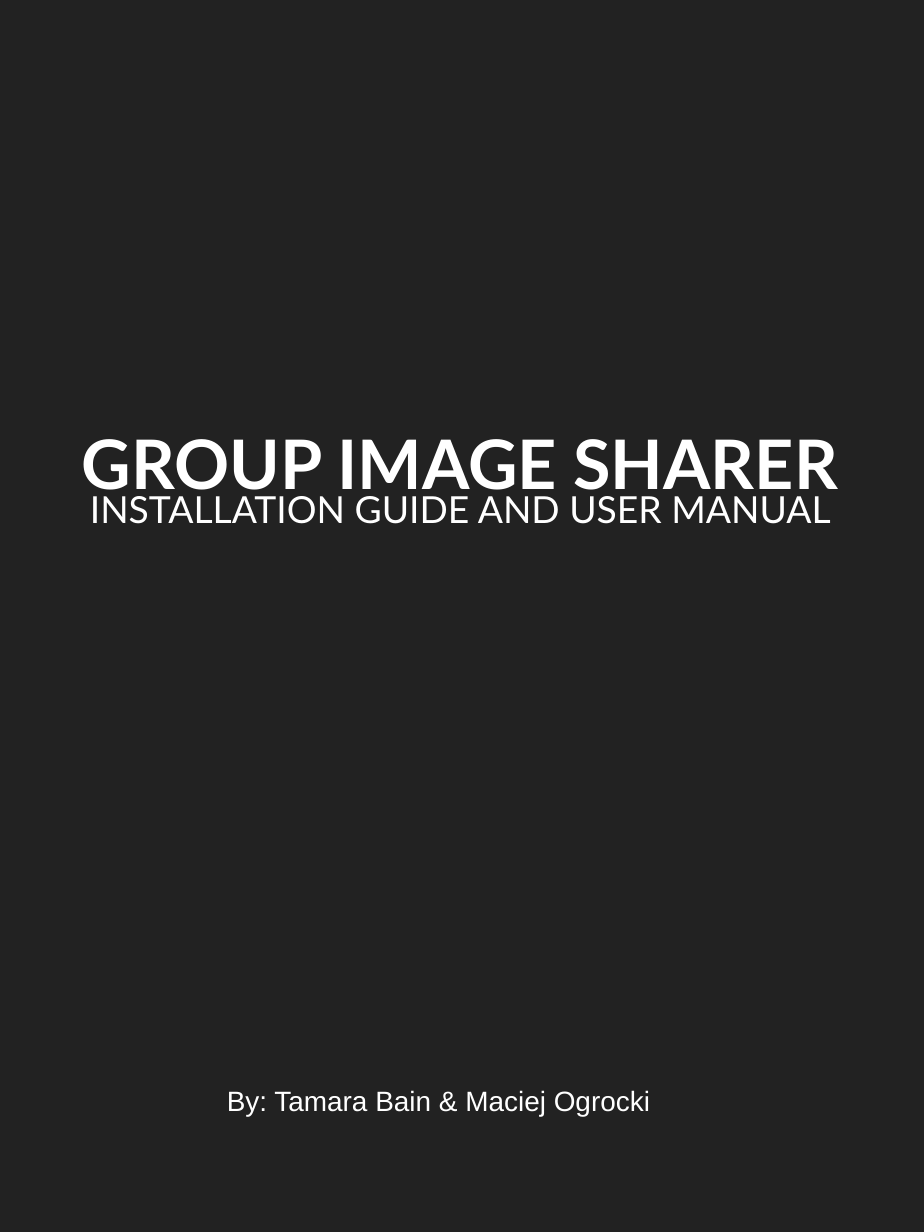
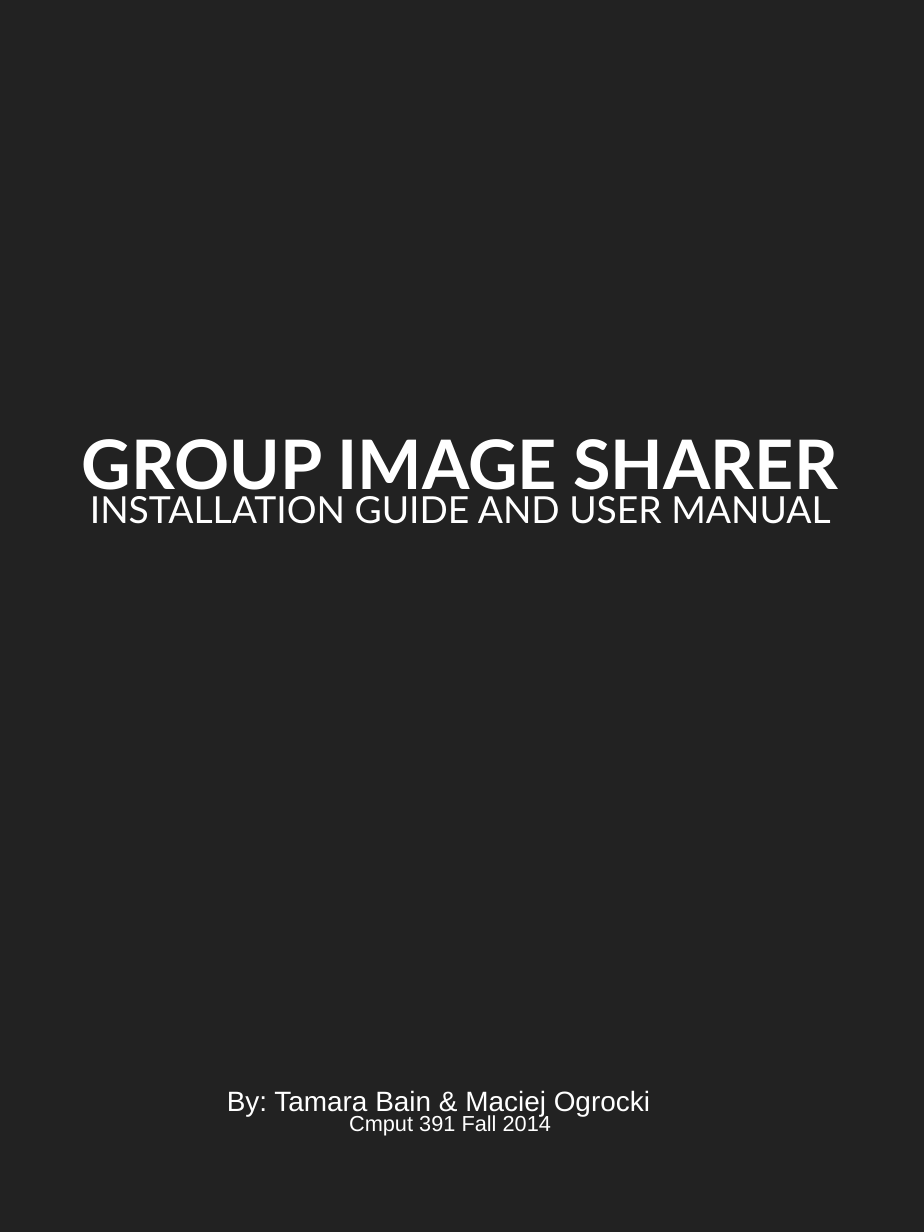
Before and after one commit to Tamarabyte/database391, a slide deck: slide 1 of projectUserDocumentation.odp. Drawn at 924x1232 pixels with LibreOffice and Linux fonts; fonts in the diff are those of the drawing. Boxes give left, top, right and bottom in pixels: in the first picture for what was removed or moved away, otherwise in the second. Text is boxed around its words. In the diff, an @@ line names an element or a change of style, - is before the commit and + after.

```diff
--- a/projectUserDocumentation.odp
+++ b/projectUserDocumentation.odp
@@ text added at (x1=349, y1=1114, x2=551, y2=1136), 14 pt, text #FFFFFF @@
+Cmput 391 Fall 2014
```
Also in this commit, not shown: 2 other slides changed, 1 other file.
